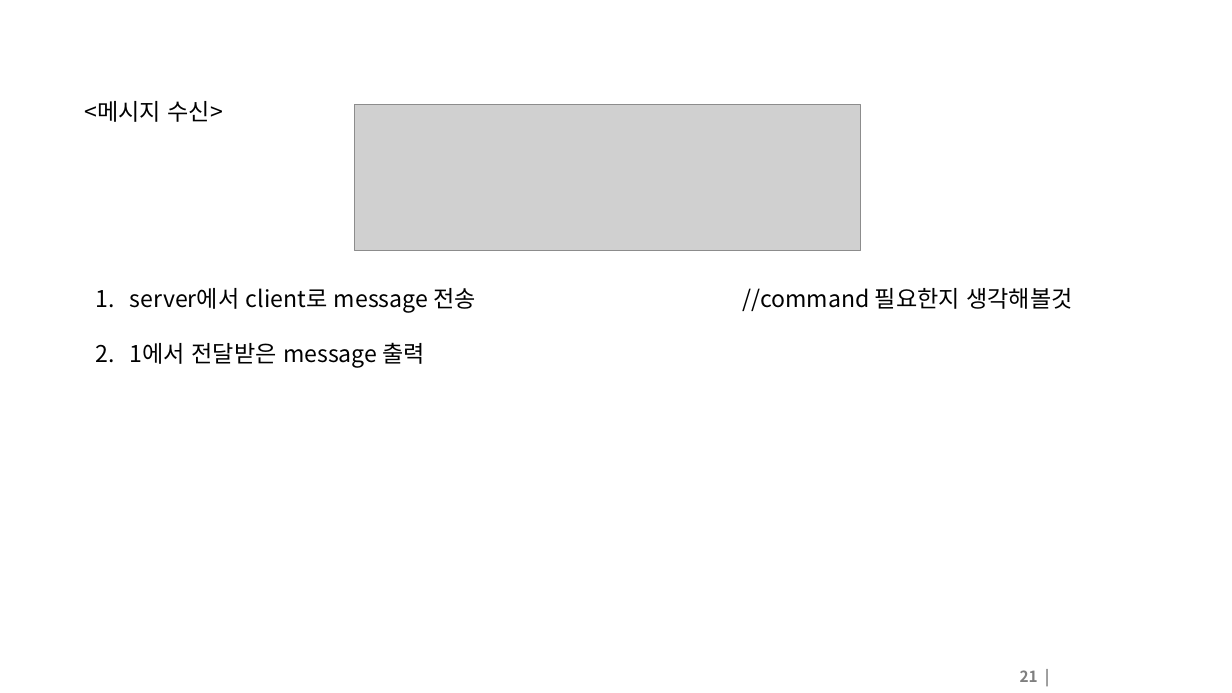
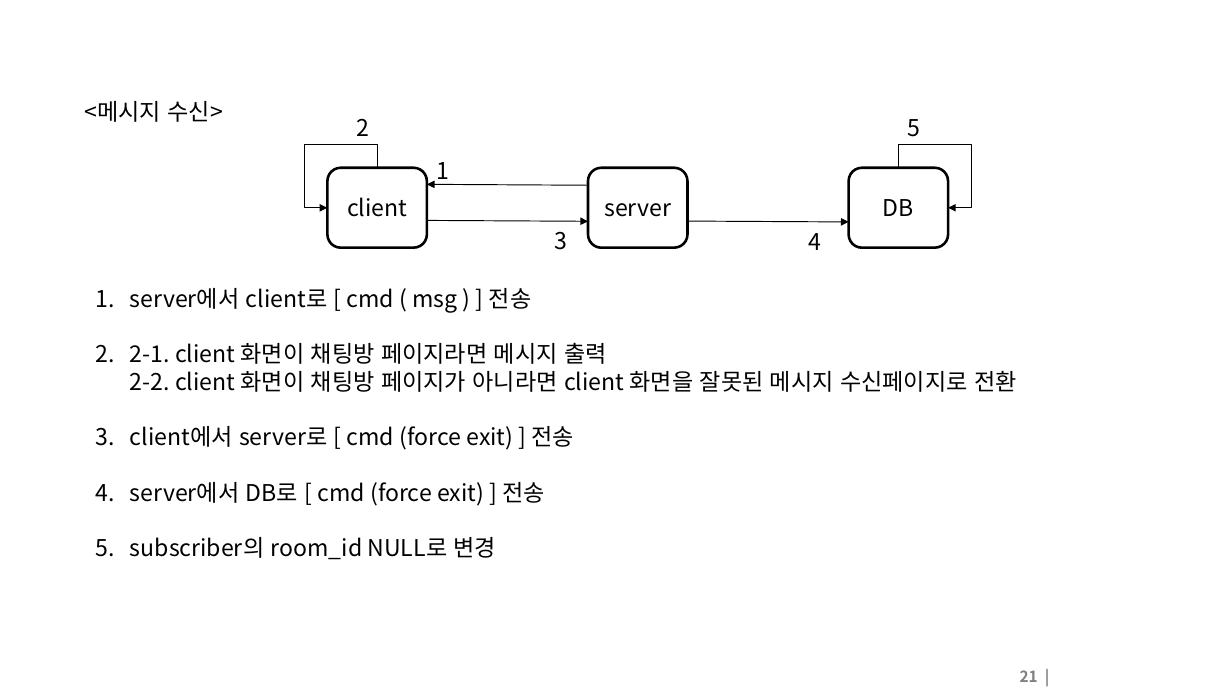
Before and after one commit to yunsarasak/tcp_chat, a slide deck: slide 21 of doc/functional_specification_new.pptx. Drawn at 1232x693 pixels with LibreOffice and Linux fonts; fonts in the diff are those of the drawing; grey boxes stand for pictures; background and template pictures are left out. Boxes give left, top, right and bottom in pixels: in the first picture for what was removed or moved away, otherwise in the second. Text is boxed around its words. In the diff, an @@ line names an element or a change of style, - is before the commit and + after.

Commit message:
Add DB schema , ui prototype, client flow

```diff
--- a/doc/functional_specification_new.pptx
+++ b/doc/functional_specification_new.pptx
@@ picture removed at (355, 104, 861, 250) @@
@@ text added at (357, 118, 370, 136), 18 pt, text #000000 @@
+2
@@ text added at (908, 119, 921, 137), 18 pt, text #000000 @@
+5
@@ elbow arrow added from (377, 168) to (327, 208), #000000 0.75 pt @@
@@ elbow arrow added from (898, 168) to (948, 208), #000000 0.75 pt @@
@@ rounded rectangle added at (327, 168, 427, 249), fill #FFFFFF, outline #000000 2 pt, 18 pt, text #000000 @@
+client
@@ text added at (436, 162, 449, 185), 18 pt, text #000000 @@
+1
@@ rounded rectangle added at (588, 168, 688, 249), fill #FFFFFF, outline #000000 2 pt, 18 pt, text #000000 @@
+server
@@ rounded rectangle added at (848, 168, 948, 249), fill #FFFFFF, outline #000000 2 pt, 18 pt, text #000000 @@
+DB
@@ arrow added from (588, 185) to (427, 185), #000000 0.75 pt @@
@@ arrow added from (427, 221) to (588, 222), #000000 0.75 pt @@
@@ text added at (555, 231, 568, 250), 18 pt, text #000000 @@
+3
@@ arrow added from (688, 221) to (848, 222), #000000 0.75 pt @@
@@ text added at (808, 233, 821, 250), 18 pt, text #000000 @@
+4
@@ text at (130, 288, 1017, 560): text changed @@
-1. server에서 client로 message 전송 //command 필요한지 생각해볼것
-2. 1에서 전달받은 message 출력
+1. server에서 client로 [ cmd ( msg ) ] 전송
+2. 2-1. client 화면이 채팅방 페이지라면 메시지 출력
+   2-2. client 화면이 채팅방 페이지가 아니라면 client 화면을 잘못된 메시지 수신페이지로 전환
+3. client에서 server로 [ cmd (force exit) ] 전송
+4. server에서 DB로 [ cmd (force exit) ] 전송
+5. subscriber의 room_id NULL로 변경
```
Also in this commit, not shown: 10 other slides changed, 20 slides added, 1 slide removed.
